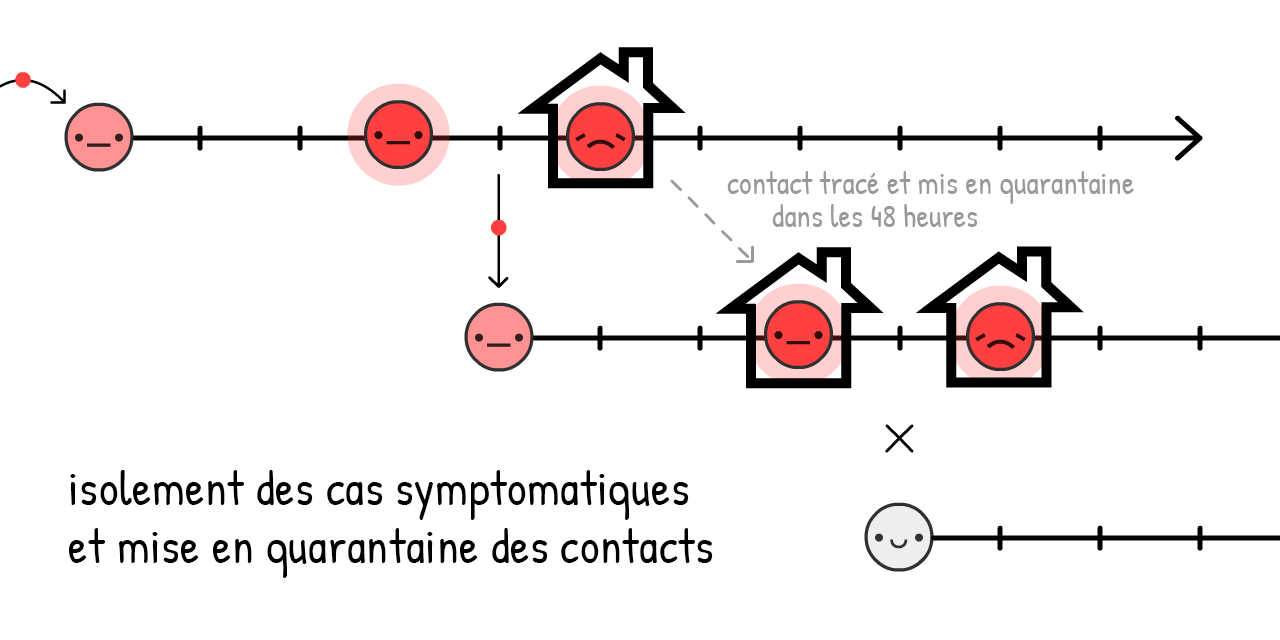
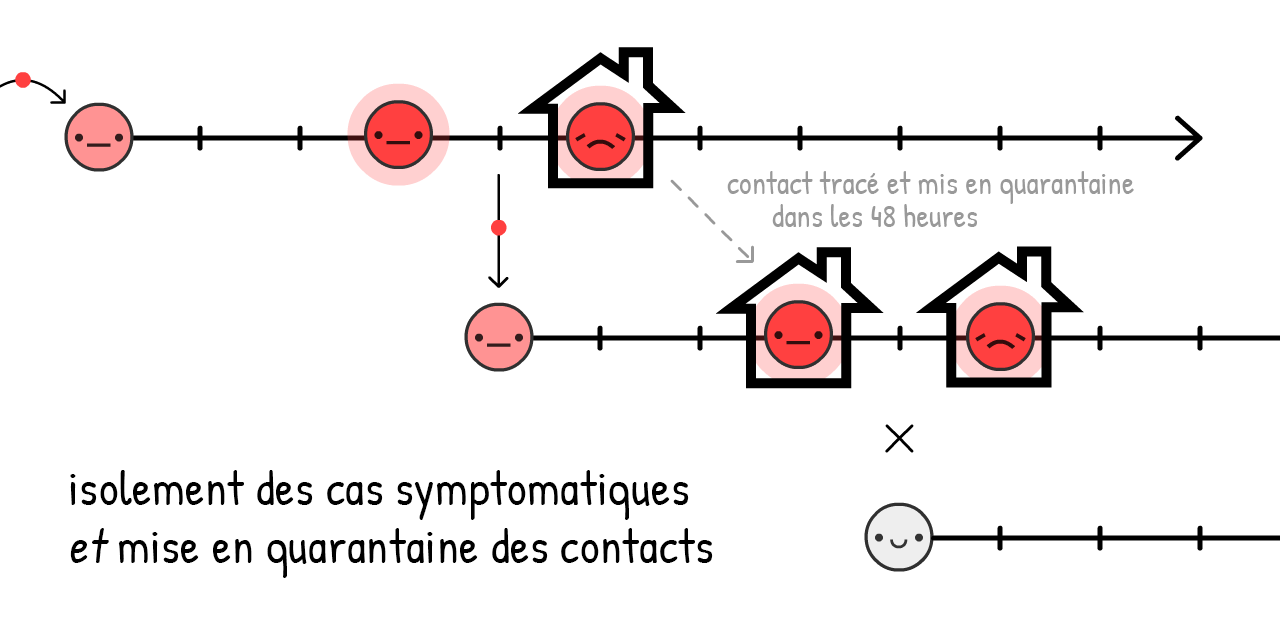
Two versions of the same layered image (1280px x 640px). Layer-by-layer changes:
painted on "isolement des cas symptomatiques et mise en quarantaine des con" over [69, 528, 109, 563]
